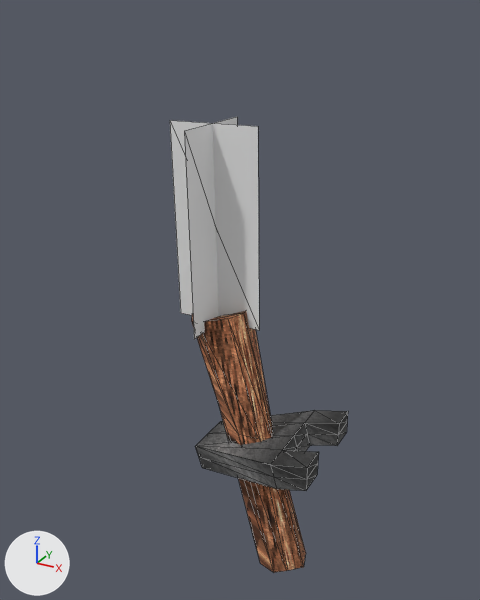
A saved change to the glTF model assets/light/torch.glb.
One viewpoint serves both versions: a 50 mm lens placed at (0.719, -1.381, 1.145), pointed at (-0.067, 0.047, 0.43). The axes (+X, +Y, +Z) are drawn at lower left. The lights are the same throughout. Mesh edges are drawn as thin lines. Where no turn or scale is listed for an object, it has been applied to the vertices.
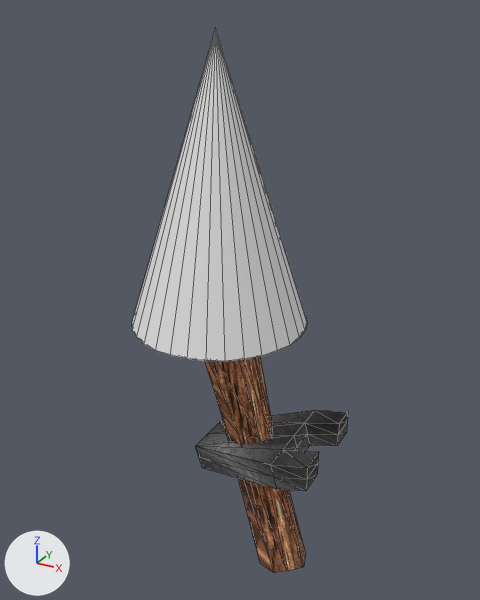
Diff of the bpy script that builds the scene:
```diff
--- a/assets/light/torch.glb.py
+++ b/assets/light/torch.glb.py
@@ me_cone @@
+me_cone.from_pydata(...)  # a 32-sided cone pointing to +z spanning x -0.235..0.235, y -0.235..0.235, z -0.364..0.364
@@ ob_plane @@
-ob_plane = bpy.data.objects.new('Plane', me_plane)
-ob_plane.location = (-0.121, 0.018, 0.63)
@@ ob_plane_001 @@
-ob_plane_001 = bpy.data.objects.new('Plane.001', me_plane_001)
-ob_plane_001.location = (-0.121, 0.018, 0.63)
@@ ob_cone @@
+ob_cone = bpy.data.objects.new('Cone', me_cone)
+ob_cone.location = (-0.112, 0.017, 0.74)
```

Where the change shows, as pixel boxes [x1, y1, x2, y2] in the pictures (480 x 600 px):
'Cone', added: after [132, 28, 307, 361]
'Plane', deleted: before [170, 120, 259, 330]
'Plane.001', deleted: before [184, 117, 237, 339]
